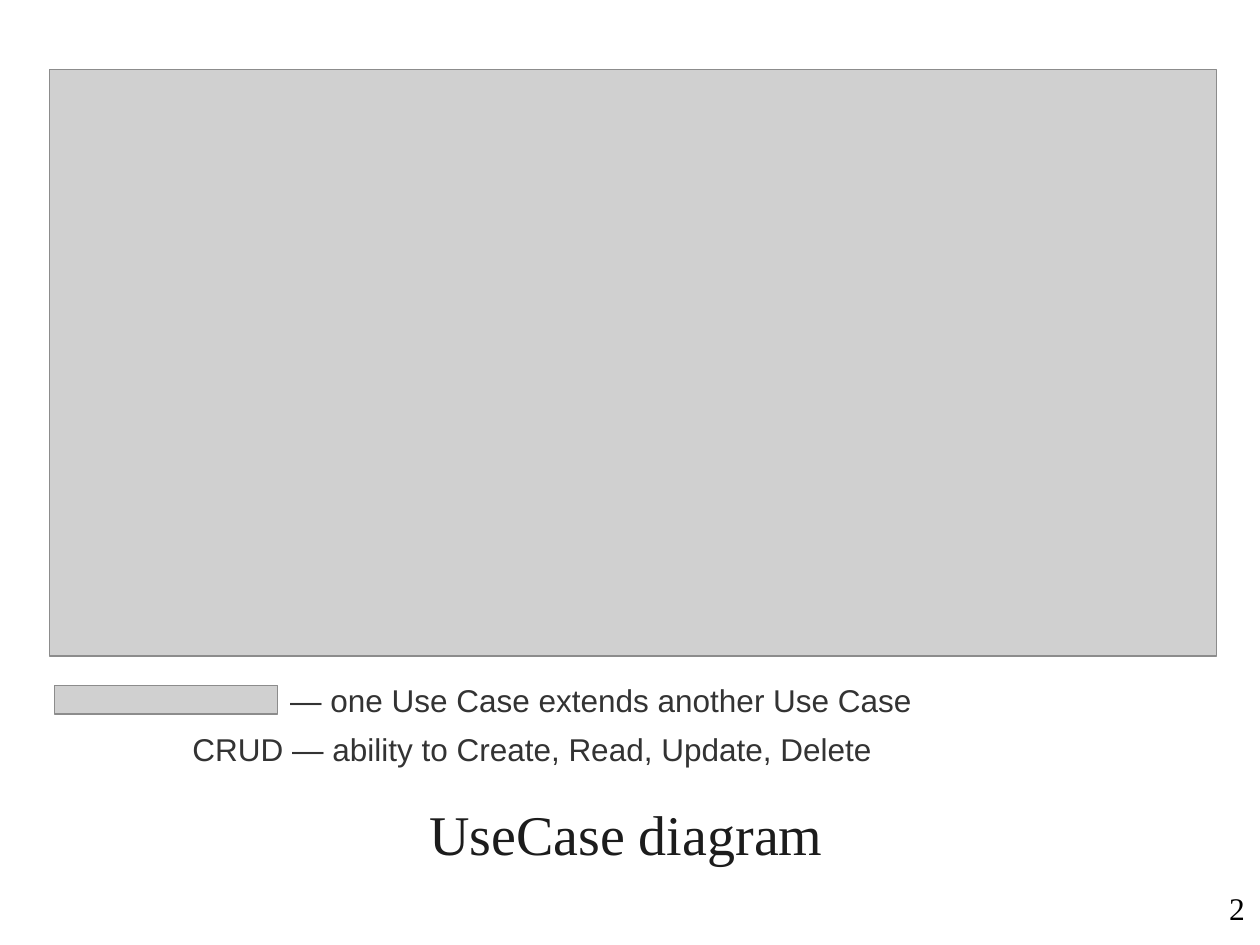
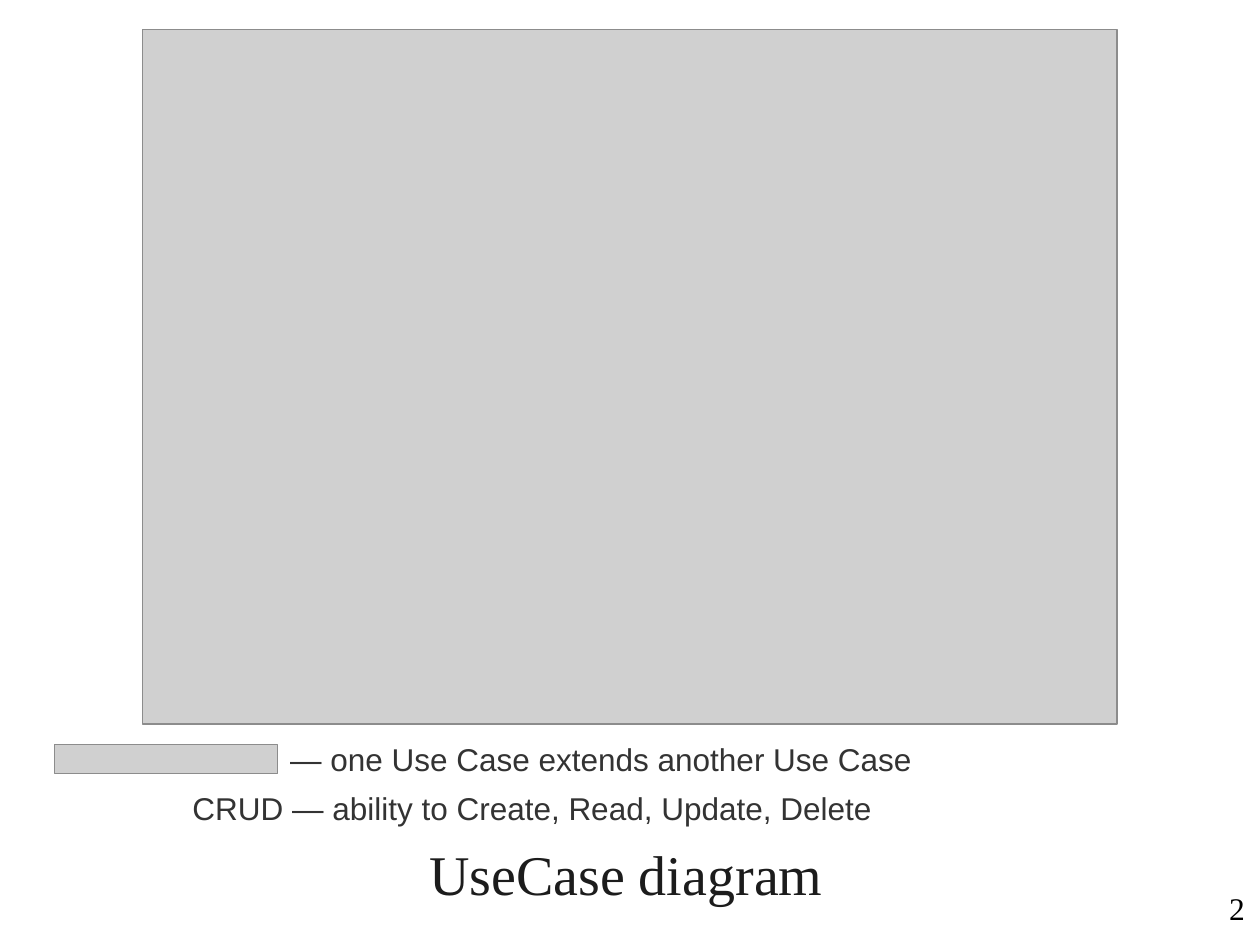
Before and after one commit to EnderLancer/Course, a slide deck: slide 2 of Demo 2.ppt. Drawn at 1260x945 pixels with LibreOffice and Linux fonts; fonts in the diff are those of the drawing; grey boxes stand for pictures; background and template pictures are left out. Boxes give left, top, right and bottom in pixels: in the first picture for what was removed or moved away, otherwise in the second. Text is boxed around its words. In the diff, an @@ line names an element or a change of style, - is before the commit and + after.

```diff
--- a/Demo 2.ppt
+++ b/Demo 2.ppt
@@ picture: place and size @@
-picture at box(54, 685, 277, 714)
+picture at box(142, 29, 1116, 723)
@@ picture: place and size @@
-picture at box(49, 69, 1216, 656)
+picture at box(54, 745, 277, 774)
@@ text "— one Use Case extends ...": place and size @@
-text "— one Use Case extends ..." at box(330, 689, 911, 713)
+text "— one Use Case extends ..." at box(330, 748, 911, 772)
@@ text "CRUD — ability to Create, ...": place and size @@
-text "CRUD — ability to Create, ..." at box(192, 738, 871, 767)
+text "CRUD — ability to Create, ..." at box(192, 797, 871, 826)
@@ text "UseCase diagram": place and size @@
-text "UseCase diagram" at box(429, 816, 822, 866)
+text "UseCase diagram" at box(429, 856, 822, 905)
```
Also in this commit, not shown: 5 other slides changed, 2 slides added, 1 slide removed, 7 other files.
